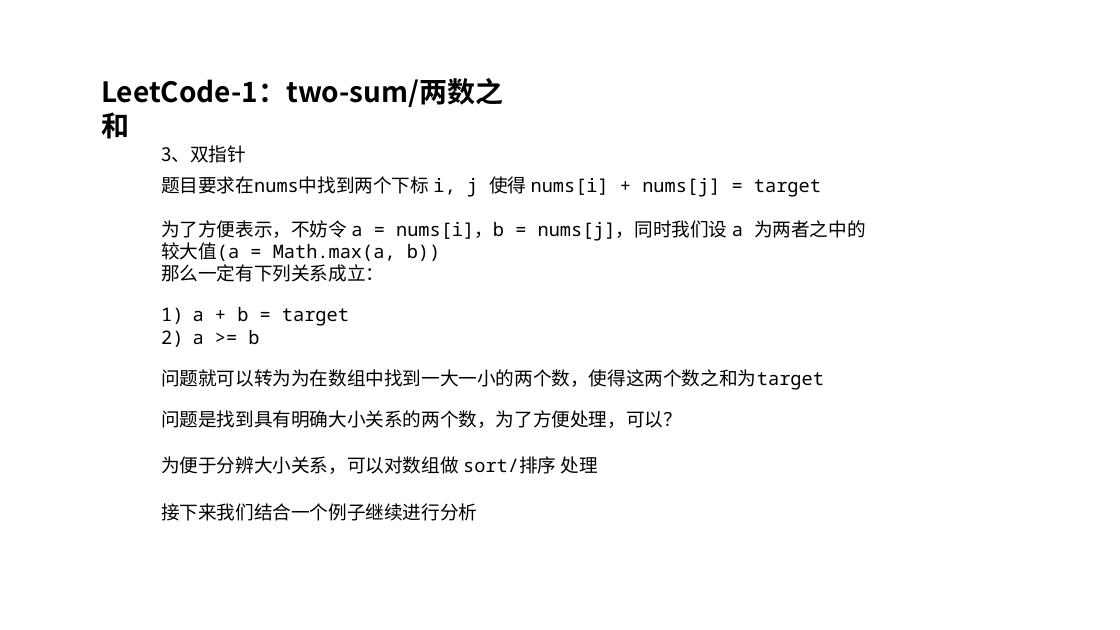
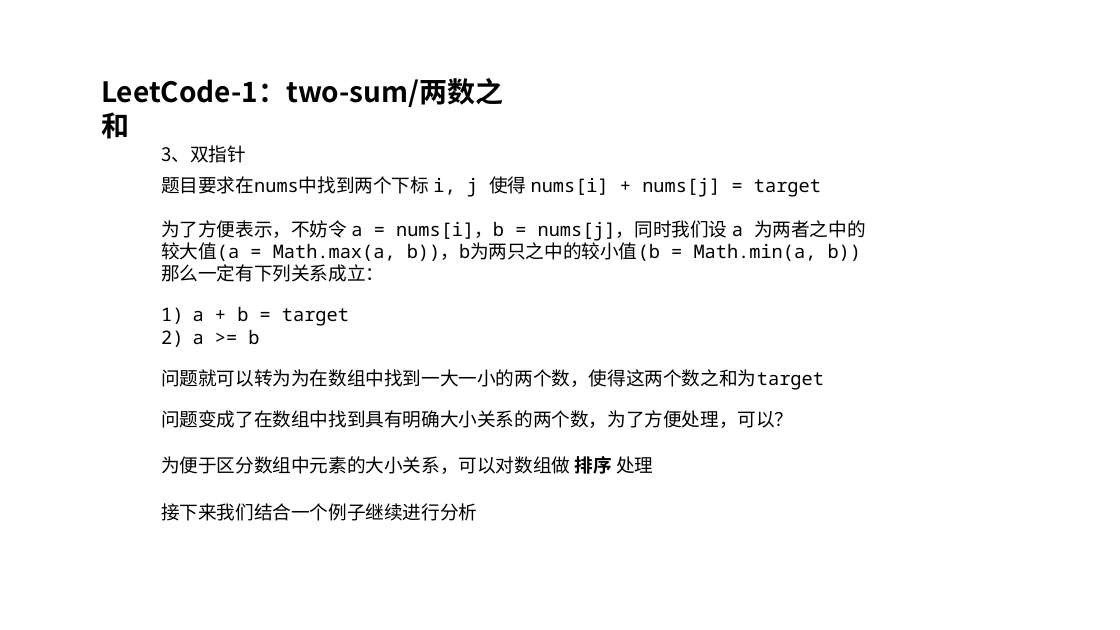
Before and after one commit to hemingqiao/algorithms, a slide deck: slide 13 of miao/LC1-two-sum(时间复杂度简介).pptx. Drawn at 1120x630 pixels with LibreOffice and Linux fonts; fonts in the diff are those of the drawing. Boxes give left, top, right and bottom in pixels: in the first picture for what was removed or moved away, otherwise in the second. Text is boxed around its words. In the diff, an @@ line names an element or a change of style, - is before the commit and + after.

Commit message:
update

```diff
--- a/miao/LC1-two-sum(时间复杂度简介).pptx
+++ b/miao/LC1-two-sum(时间复杂度简介).pptx
@@ text at (161, 220, 866, 261): text changed @@
-为了方便表示，不妨令 a = nums[i]，b = nums[j]，同时我们设 a 为两者之中的较大值(a = Math.max(a, b))
+为了方便表示，不妨令 a = nums[i]，b = nums[j]，同时我们设 a 为两者之中的较大值(a = Math.max(a, b))，b为两只之中的较小值(b = Math.min(a, b))
@@ text at (161, 410, 793, 428): text changed @@
-问题是找到具有明确大小关系的两个数，为了方便处理，可以？
+问题变成了在数组中找到具有明确大小关系的两个数，为了方便处理，可以？
@@ text at (161, 456, 653, 474): text changed @@
-为便于分辨大小关系，可以对数组做 sort/排序 处理
+为便于区分数组中元素的大小关系，可以对数组做 排序 处理
```
Also in this commit, not shown: 1 other slide changed.
